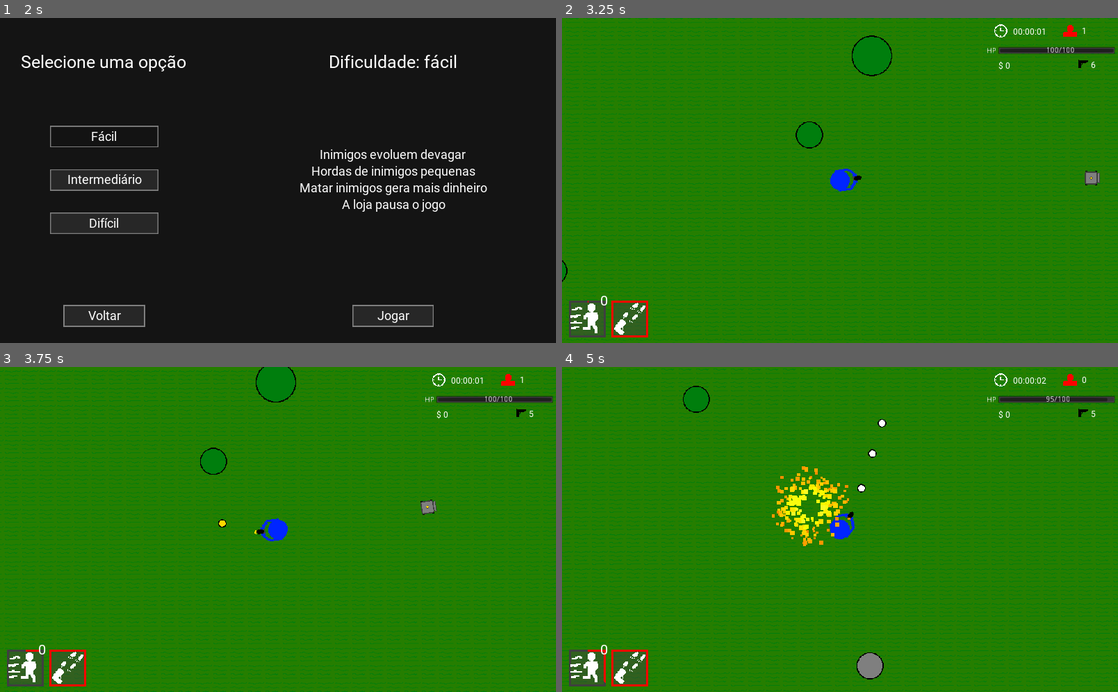
Above: before the commit, frames 1-4 (two rows, left to right).
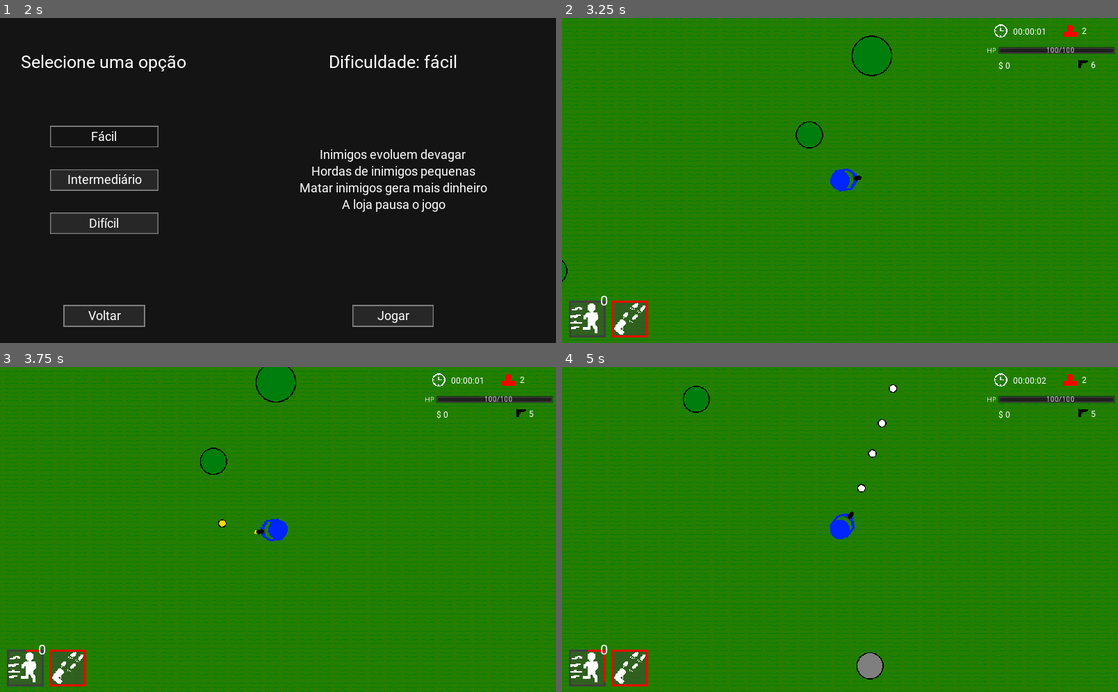
Above: after the commit, the same moments.

Repository: GregorioFornetti/Zigmor
Game: Godot game, scene res://Scenes_and_scripts/Interfaces/Menus/Main_menu.tscn
Two runs of this game, one before a commit and one after it. Both use one fixed random seed, a clock stepped at 60 frames per second and the inputs below.
Inputs (mouse positions are in pixels of both pictures, inside the frame that each line leads up to):
- Up to frame 1 (2 s): click "Jogar" at 0.5 s; click "Fácil" at 1.25 s
- Up to frame 2 (3.25 s): click "Jogar" at 2 s; tap Enter at 2.75 s; move the mouse to (962, 164) at 2.77 s; hold Right (ui_right) from 2.78 s (still down); hold Shift (dash) from 2.78 s (still down); tap 0 (0_shop_select) at 3.02 s
- Up to frame 3 (3.75 s): move the mouse to (166, 545) at 3.52 s; release Right (ui_right) at 3.53 s; release Shift (dash) at 3.53 s; hold Down (ui_down) from 3.53 s (still down); click (166, 545) at 3.6 s
- Up to frame 4 (5 s): tap 0 (0_shop_select) at 3.77 s; move the mouse to (895, 458) at 4.27 s; release Down (ui_down) at 4.28 s; hold Right (ui_right) from 4.28 s (still down); hold Right mouse button (weapon_special_ability) from 4.28 s (still down)

Frame 1 is identical in both runs. In frame 2, 0.1% of the frame differs, in the area x 93-97%, y 2-52%; in frame 3, 0.1%; in frame 4, 1.1%, in the area x 37-99%, y 2-56%.

Commit message:
balanceamento

Diff:
--- a/Scenes_and_scripts/Autoloaded/Game.gd
+++ b/Scenes_and_scripts/Autoloaded/Game.gd
@@ -104,10 +104,10 @@
 
 
 func easy_enemy_money_drop_function(enemy_points, current_time):
-	return 10 + int(enemy_points * 15 * current_time / 60)
+	return 10 + int(enemy_points * 13 * current_time / 70)
 
 func medium_enemy_money_drop_function(enemy_points, current_time):
-	return 10 + int(enemy_points * 13 * current_time / 65)
+	return 10 + int(enemy_points * 11 * current_time / 70)
 
 func hard_enemy_money_drop_function(enemy_points, current_time):
 	return 10 + int(enemy_points * 10 * current_time / 70)
--- a/Scenes_and_scripts/Bullets/Tank_machine_gun_bullet.tscn
+++ b/Scenes_and_scripts/Bullets/Tank_machine_gun_bullet.tscn
@@ -1,6 +1,6 @@
 [gd_scene load_steps=5 format=2]
 
-[ext_resource path="res://Sprites/Bullets/M-bullet.png" type="Texture" id=1]
+[ext_resource path="res://Sprites/Bullets/M-bullet-enemy.png" type="Texture" id=1]
 [ext_resource path="res://Scenes_and_scripts/Bullets/Bullet.tscn" type="PackedScene" id=2]
 
 [sub_resource type="CircleShape2D" id=1]
--- a/Scenes_and_scripts/Enemies/Explosive_car.gd
+++ b/Scenes_and_scripts/Enemies/Explosive_car.gd
@@ -4,7 +4,7 @@
 const rotation_fix = PI / 2
 
 func on_ready():
-	var health = 20 + Game.get_enemies_points() * 4
+	var health = 20 + Game.get_enemies_points()
 	var speed = min(300 + Game.get_enemies_points() * 5, 800)
 	var damage = 5 + Game.get_enemies_points()
 	set_default_attributes(health, speed, damage)
--- a/Scenes_and_scripts/Enemies/Explosive_car.tscn
+++ b/Scenes_and_scripts/Enemies/Explosive_car.tscn
@@ -18,6 +18,7 @@
 
 [node name="Explosive_car" instance=ExtResource( 1 )]
 script = ExtResource( 3 )
+points = 2
 
 [node name="Sprite" parent="." index="0"]
 texture = ExtResource( 2 )
@@ -28,6 +29,13 @@
 
 [node name="CollisionShape2D" parent="Hurtbox" index="0"]
 shape = SubResource( 2 )
+
+[node name="HealthBar" parent="." index="3"]
+margin_left = -42.0
+margin_top = -38.0
+margin_right = 42.0
+margin_bottom = -24.0
+rect_pivot_offset = Vector2( 42, 38 )
 
 [node name="Danger_area" type="Area2D" parent="." index="6"]
 collision_layer = 0
--- a/Scenes_and_scripts/Enemies/Pistol_enemy.gd
+++ b/Scenes_and_scripts/Enemies/Pistol_enemy.gd
@@ -1,7 +1,7 @@
 extends "res://Scenes_and_scripts/Enemies/Shooter_single_bullet.gd"
 
 func on_ready():
-	var health = 20 + Game.get_enemies_points() * 4
+	var health = 20 + Game.get_enemies_points()
 	var speed = min(90 + Game.get_enemies_points() * 2, 250)
 	var damage = 5 + Game.get_enemies_points()
 	set_default_attributes(health, speed, damage)
--- a/Scenes_and_scripts/Enemies/Shotgun_enemy_militar.gd
+++ b/Scenes_and_scripts/Enemies/Shotgun_enemy_militar.gd
@@ -1,7 +1,7 @@
 extends "res://Scenes_and_scripts/Enemies/Shotgun_enemy.gd"
 
 func on_ready():
-	var health = 45 + Game.get_enemies_points() * 9
+	var health = 45 + Game.get_enemies_points() * 4
 	var speed = min(90 + Game.get_enemies_points() * 2, 250)
 	var damage = 4 + int(Game.get_enemies_points() / 2)
 	set_default_attributes(health, speed, damage)
--- a/Scenes_and_scripts/Enemies/Shotgun_enemy_police.gd
+++ b/Scenes_and_scripts/Enemies/Shotgun_enemy_police.gd
@@ -1,7 +1,7 @@
 extends "res://Scenes_and_scripts/Enemies/Shotgun_enemy.gd"
 
 func on_ready():
-	var health = 30 + Game.get_enemies_points() * 6
+	var health = 25 + Game.get_enemies_points() * 2
 	var speed = min(90 + Game.get_enemies_points() * 2, 250)
 	var damage = 4 + int(Game.get_enemies_points() / 2)
 	set_default_attributes(health, speed, damage)
--- a/Scenes_and_scripts/Enemies/Sniper_enemy.gd
+++ b/Scenes_and_scripts/Enemies/Sniper_enemy.gd
@@ -15,9 +15,9 @@
 		#draw_line($Weapon_pos.position - BULLET_WIDTH, (Player.global_position - BULLET_WIDTH.rotated(rotation) - global_position).rotated(-rotation), ColorN("Red"))
 
 func on_ready():
-	var health = 20 + Game.get_enemies_points() * 4
+	var health = 30 + Game.get_enemies_points() * 2
 	var speed = min(90 + Game.get_enemies_points() * 2, 250)
-	var damage = 5 + Game.get_enemies_points()
+	var damage = 10 + Game.get_enemies_points() * 3
 	set_default_attributes(health, speed, damage)
 
 
@@ -40,9 +40,9 @@
 func is_path_to_player_free():
 	var space_state = get_world_2d().direct_space_state
 	var result1 = space_state.intersect_ray(global_position + BULLET_WIDTH.rotated(rotation),\
-				  Player.global_position + BULLET_WIDTH.rotated(rotation), [self, Player])
+				  Player.global_position + BULLET_WIDTH.rotated(rotation), [self, Player], 0b00000000001000000000)
 	var result2 = space_state.intersect_ray(global_position - BULLET_WIDTH.rotated(rotation),\
-				  Player.global_position - BULLET_WIDTH.rotated(rotation), [self, Player])
+				  Player.global_position - BULLET_WIDTH.rotated(rotation), [self, Player], 0b00000000001000000000)
 	return not result1 and not result2
 
 func _on_Range_body_entered(_body):
--- a/Scenes_and_scripts/Enemies/Sniper_enemy.tscn
+++ b/Scenes_and_scripts/Enemies/Sniper_enemy.tscn
@@ -31,6 +31,7 @@
 
 [node name="Sniper_enemy" instance=ExtResource( 1 )]
 script = ExtResource( 3 )
+points = 5
 
 [node name="Sprite" parent="." index="0"]
 scale = Vector2( 2, 2 )
@@ -47,6 +48,13 @@
 [node name="CollisionShape2D" parent="Hurtbox" index="0"]
 shape = SubResource( 2 )
 
+[node name="HealthBar" parent="." index="3"]
+margin_left = -42.0
+margin_top = -56.0
+margin_right = 42.0
+margin_bottom = -42.0
+rect_pivot_offset = Vector2( 42, 68 )
+
 [node name="Range" parent="." index="4"]
 position = Vector2( 0, 12 )
 
@@ -54,7 +62,7 @@
 shape = SubResource( 3 )
 
 [node name="Timer_shoot" parent="." index="6"]
-wait_time = 3.0
+wait_time = 2.0
 
 [node name="Weapon_pos" parent="." index="7"]
 position = Vector2( 0, -32 )
--- a/Scenes_and_scripts/Enemies/Sub_machine_gun_enemy.gd
+++ b/Scenes_and_scripts/Enemies/Sub_machine_gun_enemy.gd
@@ -1,7 +1,7 @@
 extends "res://Scenes_and_scripts/Enemies/Shooter_single_bullet.gd"
 
 func on_ready():
-	var health = 30 + Game.get_enemies_points() * 5
+	var health = 40 + Game.get_enemies_points() * 2
 	var speed = min(90 + Game.get_enemies_points() * 2, 250)
 	var damage = 5 + Game.get_enemies_points()
 	set_default_attributes(health, speed, damage)
--- a/Scenes_and_scripts/Enemies/Tank/Tank-T1.gd
+++ b/Scenes_and_scripts/Enemies/Tank/Tank-T1.gd
@@ -1,7 +1,7 @@
 extends "res://Scenes_and_scripts/Enemies/Tank/Tank.gd"
 
 func set_status():
-	var health = 20 + Game.get_enemies_points() * 4
+	var health = 50 + Game.get_enemies_points() * 5
 	var speed = min(90 + Game.get_enemies_points() * 2, 250)
-	var damage = 5 + Game.get_enemies_points()
+	var damage = 10 + int(Game.get_enemies_points() * 1.2)
 	set_default_attributes(health, speed, damage)
--- a/Scenes_and_scripts/Enemies/Tank/Tank-T1.tscn
+++ b/Scenes_and_scripts/Enemies/Tank/Tank-T1.tscn
@@ -5,6 +5,7 @@
 
 [node name="Tank-T1" instance=ExtResource( 1 )]
 script = ExtResource( 2 )
+points = 3
 
 [node name="CollisionShape2D" parent="Hurtbox" index="0"]
 position = Vector2( 0.198425, 0 )
--- a/Scenes_and_scripts/Enemies/Tank/Tank-T2.gd
+++ b/Scenes_and_scripts/Enemies/Tank/Tank-T2.gd
@@ -1,9 +1,9 @@
 extends "res://Scenes_and_scripts/Enemies/Tank/Tank.gd"
 
 func set_status():
-	var health = 20 + Game.get_enemies_points() * 4
+	var health = 100 + Game.get_enemies_points() * 10
 	var speed = min(90 + Game.get_enemies_points() * 2, 250)
-	var damage = 5 + Game.get_enemies_points()
+	var damage = 10 + int(Game.get_enemies_points() * 1.2)
 	set_default_attributes(health, speed, damage)
 
 	$Tank_single_machine_gun.damage = damage
--- a/Scenes_and_scripts/Enemies/Tank/Tank-T2.tscn
+++ b/Scenes_and_scripts/Enemies/Tank/Tank-T2.tscn
@@ -6,6 +6,7 @@
 
 [node name="Tank_T2" instance=ExtResource( 1 )]
 script = ExtResource( 3 )
+points = 5
 
 [node name="Tank_single_machine_gun" parent="." index="1" instance=ExtResource( 2 )]
 position = Vector2( -37, -41 )
--- a/Scenes_and_scripts/Enemies/Tank/Tank-T3.gd
+++ b/Scenes_and_scripts/Enemies/Tank/Tank-T3.gd
@@ -1,9 +1,9 @@
 extends "res://Scenes_and_scripts/Enemies/Tank/Tank.gd"
 
 func set_status():
-	var health = 20 + Game.get_enemies_points() * 4
+	var health = 150 + Game.get_enemies_points() * 15
 	var speed = min(90 + Game.get_enemies_points() * 2, 250)
-	var damage = 5 + Game.get_enemies_points()
+	var damage = 10 + int(Game.get_enemies_points() * 1.2)
 	set_default_attributes(health, speed, damage)
 
 	$Tank_single_machine_gun.damage = damage
--- a/Scenes_and_scripts/Enemies/Tank/Tank-T3.tscn
+++ b/Scenes_and_scripts/Enemies/Tank/Tank-T3.tscn
@@ -6,6 +6,7 @@
 
 [node name="Tank-T3" instance=ExtResource( 2 )]
 script = ExtResource( 3 )
+points = 10
 
 [node name="Tank_single_machine_gun" parent="." index="1" instance=ExtResource( 1 )]
 position = Vector2( -37, -44 )
--- a/Scenes_and_scripts/Enemies/Tank/Tank-T4.gd
+++ b/Scenes_and_scripts/Enemies/Tank/Tank-T4.gd
@@ -1,9 +1,9 @@
 extends "res://Scenes_and_scripts/Enemies/Tank/Tank.gd"
 
 func set_status():
-	var health = 20 + Game.get_enemies_points() * 4
+	var health = 200 + Game.get_enemies_points() * 20
 	var speed = min(90 + Game.get_enemies_points() * 2, 250)
-	var damage = 5 + Game.get_enemies_points()
+	var damage = 10 + int(Game.get_enemies_points() * 1.2)
 	set_default_attributes(health, speed, damage)
 
 	$Tank_single_machine_gun.damage = damage
--- a/Scenes_and_scripts/Enemies/Tank/Tank-T4.tscn
+++ b/Scenes_and_scripts/Enemies/Tank/Tank-T4.tscn
@@ -7,6 +7,7 @@
 
 [node name="Tank-T4" instance=ExtResource( 1 )]
 script = ExtResource( 2 )
+points = 15
 
 [node name="Tank_single_machine_gun" parent="." index="1" instance=ExtResource( 3 )]
 position = Vector2( -37, -44 )
--- a/Scenes_and_scripts/Enemies/Tank/Tank-T5.gd
+++ b/Scenes_and_scripts/Enemies/Tank/Tank-T5.gd
@@ -1,9 +1,9 @@
 extends "res://Scenes_and_scripts/Enemies/Tank/Tank.gd"
 
 func set_status():
-	var health = 20 + Game.get_enemies_points() * 4
+	var health = 250 + Game.get_enemies_points() * 25
 	var speed = min(90 + Game.get_enemies_points() * 2, 250)
-	var damage = 5 + Game.get_enemies_points()
+	var damage = 10 + int(Game.get_enemies_points() * 1.2)
 	set_default_attributes(health, speed, damage)
 
 	$Tank_single_machine_gun.damage = damage
--- a/Scenes_and_scripts/Enemies/Tank/Tank-T5.tscn
+++ b/Scenes_and_scripts/Enemies/Tank/Tank-T5.tscn
@@ -8,6 +8,7 @@
 
 [node name="Tank-T5" instance=ExtResource( 1 )]
 script = ExtResource( 6 )
+points = 25
 
 [node name="Tank_single_machine_gun" parent="." index="1" instance=ExtResource( 5 )]
 position = Vector2( -37, -44 )
--- a/Scenes_and_scripts/Enemies/Tank/Tank.tscn
+++ b/Scenes_and_scripts/Enemies/Tank/Tank.tscn
@@ -54,6 +54,13 @@
 [node name="CollisionShape2D" parent="Hurtbox" index="0"]
 shape = SubResource( 2 )
 
+[node name="HealthBar" parent="." index="4"]
+margin_left = -42.0
+margin_top = -7.0
+margin_right = 42.0
+margin_bottom = 7.0
+rect_pivot_offset = Vector2( 42, 7 )
+
 [node name="ObstacleDetectionArea" type="Area2D" parent="." index="7"]
 collision_layer = 0
 collision_mask = 514
--- a/Scenes_and_scripts/Interfaces/Upgrades_shop/Shop_buttons/Armor/Btn_upgrade_armor_max_health.gd
+++ b/Scenes_and_scripts/Interfaces/Upgrades_shop/Shop_buttons/Armor/Btn_upgrade_armor_max_health.gd
@@ -2,11 +2,11 @@
 
 
 func get_upgrade_price():
-	return 30 + qnt_buyed * 40
+	return 30 + qnt_buyed * 20 + 10 * int(pow(qnt_buyed, 2))
 
 func make_upgrade():
 	var max_health = Game.Player.attributes.max_health
-	var incremented_health = int(max_health / 10) + 10
+	var incremented_health = int(max_health * 0.05) + 10
 	Game.Player.attributes.max_health = max_health + incremented_health
 	Game.Player.attributes.status.health += incremented_health
 	Game.Player.update_health_interface()
--- a/Scenes_and_scripts/Interfaces/Upgrades_shop/Shop_buttons/Armor/Btn_upgrade_armor_speed.gd
+++ b/Scenes_and_scripts/Interfaces/Upgrades_shop/Shop_buttons/Armor/Btn_upgrade_armor_speed.gd
@@ -2,7 +2,7 @@
 
 
 func get_upgrade_price():
-	return 50 + 70 * qnt_buyed
+	return 50 + 100 * qnt_buyed + 5 * int(pow(qnt_buyed, 2))
 
 func make_upgrade():
 	Game.Player.attributes.speed += 10
--- a/Scenes_and_scripts/Interfaces/Upgrades_shop/Shop_buttons/Weapons/Btn_upgrade_weapons_magazine_size.gd
+++ b/Scenes_and_scripts/Interfaces/Upgrades_shop/Shop_buttons/Weapons/Btn_upgrade_weapons_magazine_size.gd
@@ -6,7 +6,7 @@
 func make_upgrade():
 	Game.Player.attributes[Game.Player.PISTOL].magazine_capacity += 1
 	Game.Player.attributes[Game.Player.SHOTGUN].magazine_capacity += 1
-	Game.Player.attributes[Game.Player.SNIPER].magazine_capacity -= 1
+	Game.Player.attributes[Game.Player.SNIPER].magazine_capacity += 1
 
 func update_all_weapons_status(pistol_status_container, shotgun_status_container, sniper_status_container):
 	var pistol_magazine_size = Game.Player.attributes[Game.Player.PISTOL].magazine_capacity
--- a/Scenes_and_scripts/Player/Player.gd
+++ b/Scenes_and_scripts/Player/Player.gd
@@ -379,7 +379,7 @@
 	reloading = false
 	var bullets_to_reload = attributes[current_weapon]['magazine_capacity'] - attributes[current_weapon]['status']['qnt_reloaded_bullets']
 
-	if attributes[current_weapon]['status']['qnt_total_bullets'] < 0:
+	if attributes[current_weapon]['status']['qnt_total_bullets'] < 0:  # recarga infinita (pistola)
 		attributes[current_weapon]['status']['qnt_reloaded_bullets'] = attributes[current_weapon]['magazine_capacity']
 
 	elif attributes[current_weapon]['status']['qnt_total_bullets'] >= bullets_to_reload:
--- a/Scenes_and_scripts/Spawner/Enemies_spawner.gd
+++ b/Scenes_and_scripts/Spawner/Enemies_spawner.gd
@@ -16,6 +16,27 @@
 	},
 	{   # Sub-machine-gun enemy (militar com metralhadora)
 		"enemy": preload("res://Scenes_and_scripts/Enemies/Sub_machine_gun_enemy.tscn")
+	},
+	{   # Sniper enemy (militar com sniper)
+		"enemy": preload("res://Scenes_and_scripts/Enemies/Sniper_enemy.tscn")
+	},
+	{   # Explosive car (carro bomba)
+		"enemy": preload("res://Scenes_and_scripts/Enemies/Explosive_car.tscn")
+	},
+	{   # Tank tier 1
+		"enemy": preload("res://Scenes_and_scripts/Enemies/Tank/Tank-T1.tscn")
+	},
+	{   # Tank tier 2
+		"enemy": preload("res://Scenes_and_scripts/Enemies/Tank/Tank-T2.tscn")
+	},
+	{   # Tank tier 3
+		"enemy": preload("res://Scenes_and_scripts/Enemies/Tank/Tank-T3.tscn")
+	},
+	{   # Tank tier 4
+		"enemy": preload("res://Scenes_and_scripts/Enemies/Tank/Tank-T4.tscn")
+	},
+	{   # Tank tier 5
+		"enemy": preload("res://Scenes_and_scripts/Enemies/Tank/Tank-T5.tscn")
 	}
 ]
 onready var player = get_parent().get_node("Player")
--- a/Scenes_and_scripts/Testing_map.tscn
+++ b/Scenes_and_scripts/Testing_map.tscn
@@ -4,11 +4,14 @@
 [ext_resource path="res://Scenes_and_scripts/Player/Player.tscn" type="PackedScene" id=2]
 [ext_resource path="res://Scenes_and_scripts/Interfaces/Upgrades_shop/Upgrades_shop.tscn" type="PackedScene" id=3]
 [ext_resource path="res://Scenes_and_scripts/Testing_map.gd" type="Script" id=4]
-[ext_resource path="res://Scenes_and_scripts/Enemies/Explosive_car.tscn" type="PackedScene" id=5]
 [ext_resource path="res://Scenes_and_scripts/Map_generation/Map_generator.tscn" type="PackedScene" id=7]
+[ext_resource path="res://Scenes_and_scripts/Spawner/Enemies_spawner.tscn" type="PackedScene" id=8]
 
 [node name="Testing_map" type="Node2D"]
 script = ExtResource( 4 )
+__meta__ = {
+"_edit_vertical_guides_": [ -126.818 ]
+}
 
 [node name="Interface" parent="." instance=ExtResource( 1 )]
 
@@ -18,8 +21,7 @@
 
 [node name="Map_generator" parent="." instance=ExtResource( 7 )]
 
-[node name="Explosive_car" parent="." instance=ExtResource( 5 )]
-position = Vector2( 1009.41, -48.8544 )
+[node name="Enemies_spawner" parent="." instance=ExtResource( 8 )]
 
 [editable path="Upgrade_shop"]
 [editable path="Upgrade_shop/Main_container/Bottom_container/Shop_main_page"]
